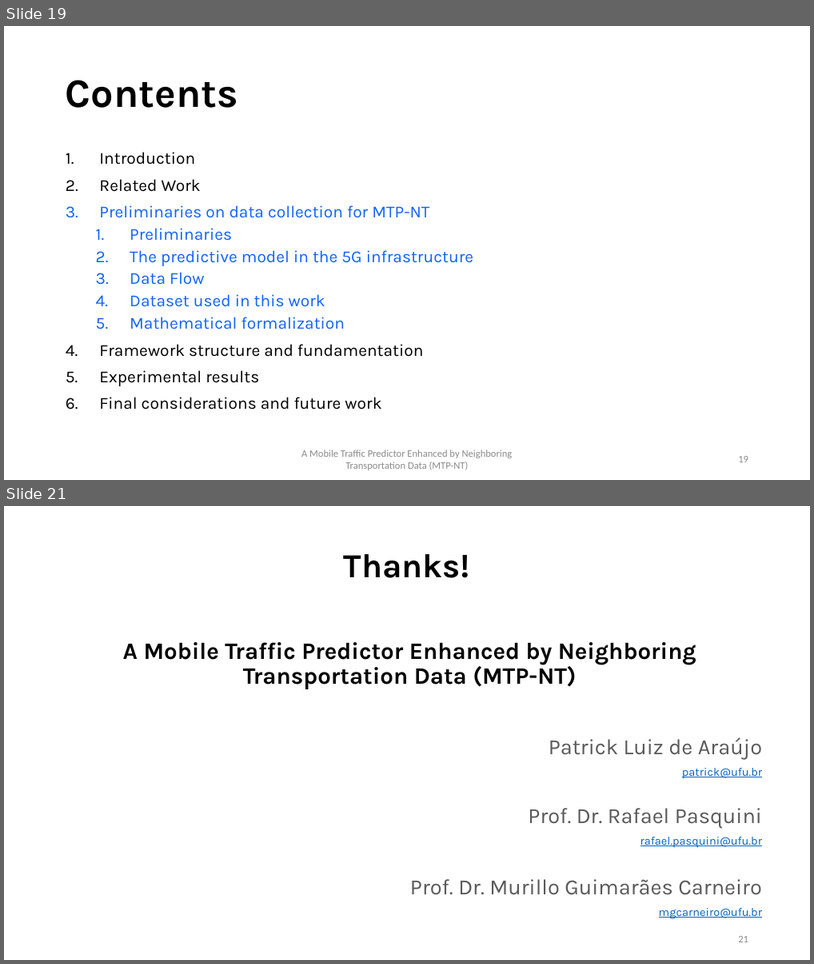
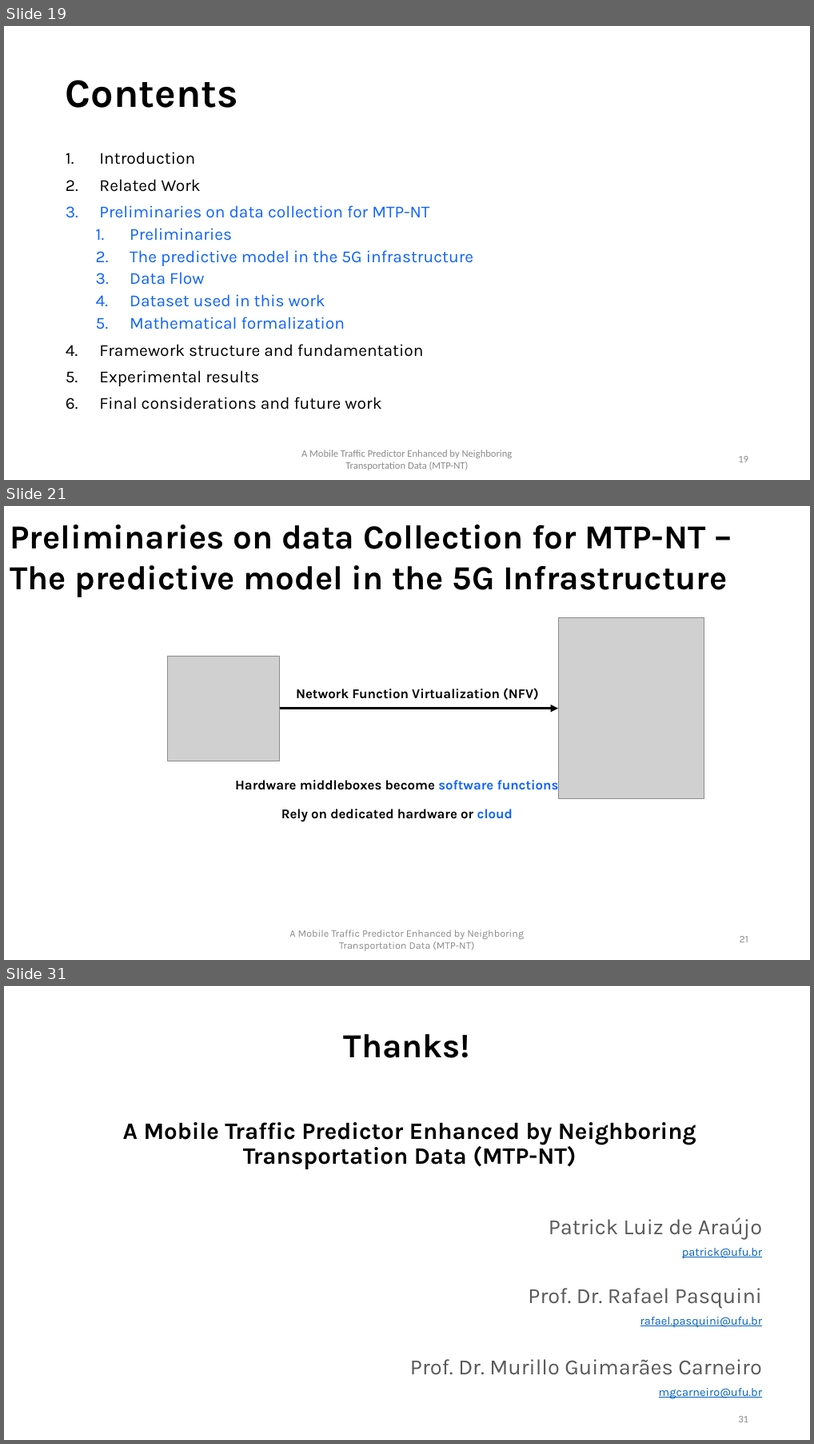
Before and after one commit to PatrickLdA/milan-telecom-analysis, a slide deck: defesa.pptx. Shown one above the other, each under a label of ours: slides 19 and 21 before the commit, slides 19, 21 and 31 after it; the slides between them are not shown. The pictures are 814x964 and 814x1444 pixels, drawn with LibreOffice and Linux fonts; fonts in the diff are those of the drawing; grey boxes stand for pictures. Boxes give left, top, right and bottom in pixels: in the first picture for what was removed or moved away, otherwise in the second. Text is boxed around its words. In the diff, an @@ line names an element or a change of style, - is before the commit and + after.

```diff
--- a/defesa.pptx
+++ b/defesa.pptx
@@ slide 21 added at (4, 506, 810, 960), background #FFFFFF @@
@@ text added at (10, 524, 727, 597), 40 pt, text #000000, bold @@
+Preliminaries on data Collection for MTP-NT – The predictive model in the 5G Infrastructure
@@ picture added at (558, 617, 705, 798) @@
@@ picture added at (167, 656, 280, 760) @@
@@ text added at (296, 688, 539, 700), 16 pt, text #000000, bold @@
+Network Function Virtualization (NFV)
@@ arrow added from (280, 708) to (558, 708), #000000 3 pt @@
@@ title added at (235, 777, 559, 822), 16 pt, text #000000, bold @@
+Hardware middleboxes become software functions
+Rely on dedicated hardware or cloud
@@ text added at (290, 929, 524, 951), 12 pt, text #8C8C8C @@
+A Mobile Traffic Predictor Enhanced by Neighboring Transportation Data (MTP-NT)
@@ page number added at (740, 936, 749, 942), 12 pt, text #8C8C8C @@
+21
@@ what was slide 21 is now slide 31 @@
```
Also in this commit, not shown: 1 slide changed, 9 other slides added.
